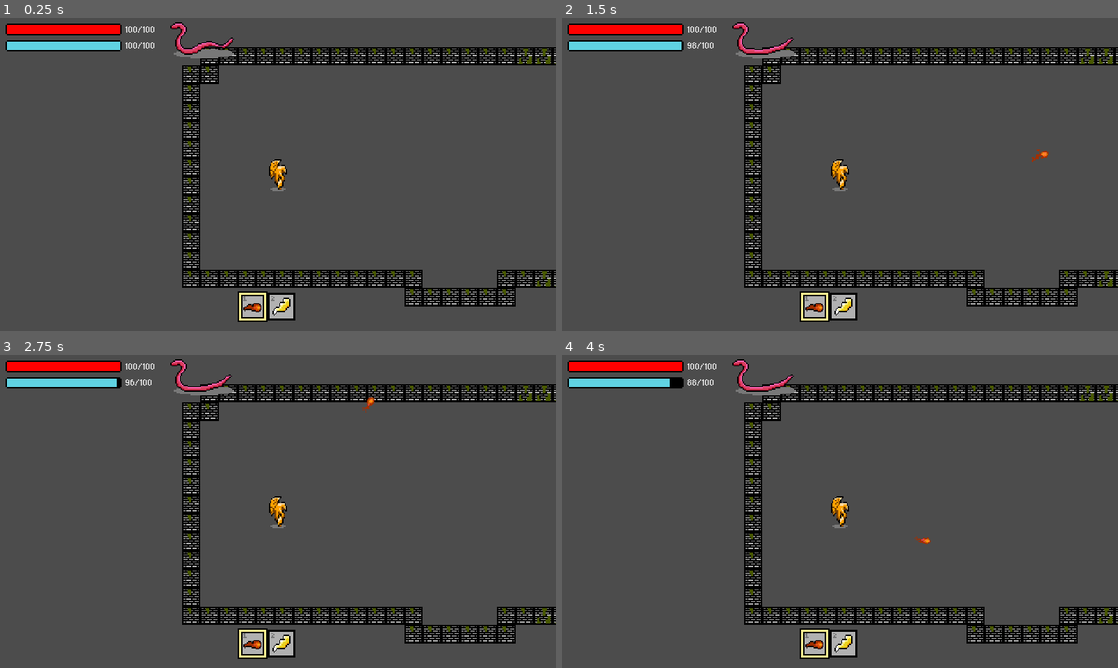
Above: before the commit, frames 1-4 (two rows, left to right).
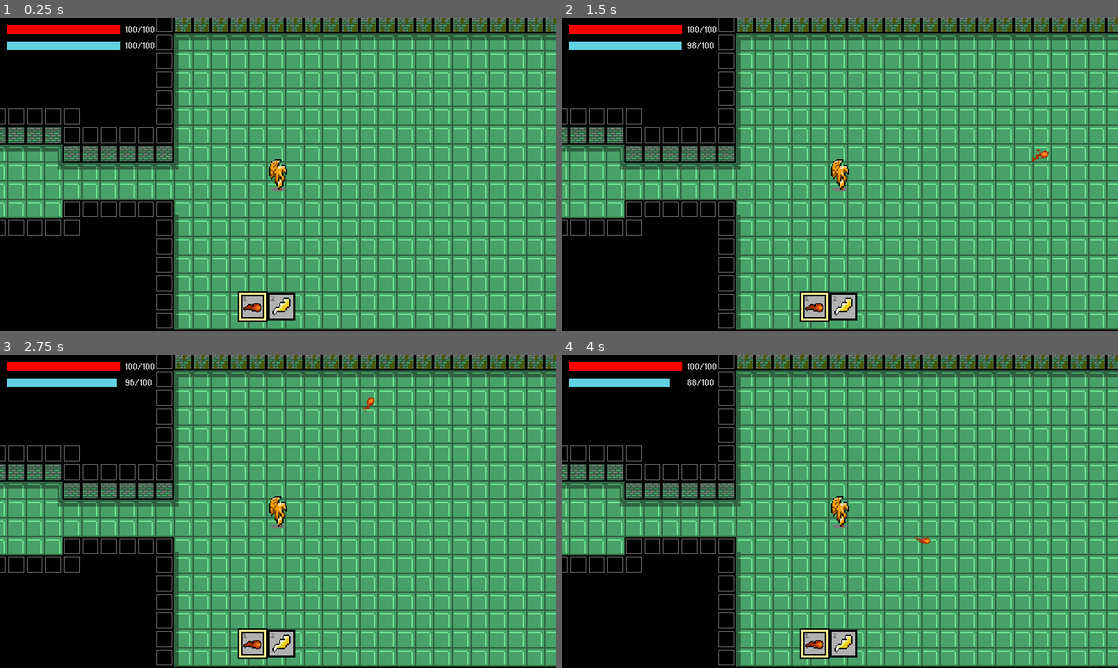
Above: after the commit, the same moments.

Repository: jonathanlin0/Theseus
Game: Godot game, scene res://Levels/Level3.tscn
The game is run twice, just before and just after one commit, with the same random seed, the same clock (stepped at 60 frames per second) and the same inputs. Before the commit the project starts from res://Levels/Level2.tscn.
Inputs (mouse positions are in pixels of both pictures, inside the frame that each line leads up to):
- Up to frame 1 (0.25 s): no input
- Up to frame 2 (1.5 s): tap Enter (ui_accept) at 0.5, 0.77 s; move the mouse to (962, 158) at 0.52 s; hold Up (ui_up) 0.53-1.28 s; click (962, 158) at 0.6 s; move the mouse to (728, 190) at 1.27 s; tap Shift at 1.35 s
- Up to frame 3 (2.75 s): tap Enter (ui_accept) at 1.52 s; move the mouse to (333, 442) at 2.02 s; hold Up (ui_up) from 2.03 s (still down); click (333, 442) at 2.1 s
- Up to frame 4 (4 s): move the mouse to (812, 574) at 2.77 s; tap Shift at 2.85 s; click (812, 574) at 2.92 s; tap Enter (ui_accept) at 3.02, 3.77 s; move the mouse to (1006, 558) at 3.52 s; release Up (ui_up) at 3.53 s; click (1006, 558) at 3.6 s

The runs differ from the first frame. In frame 1, 97% of the frame differs, in the area x 0-100%, y 0-100%; in frame 2, 97%; in frame 3, 97%; in frame 4, 97%.

Commit message:
Implemented Minotaur Jab

Diff:
--- a/Theseus/Bosses/Lizard_Boss/Lizard_Boss.tscn
+++ b/Theseus/Bosses/Lizard_Boss/Lizard_Boss.tscn
@@ -349,7 +349,6 @@
 position = Vector2( -14, 10 )
 frames = SubResource( 74 )
 animation = "idle"
-frame = 4
 playing = true
 
 [node name="spitpos" type="Position2D" parent="."]
--- a/Theseus/Enemies/Minotaur/Minotaur.gd
+++ b/Theseus/Enemies/Minotaur/Minotaur.gd
@@ -1,6 +1,9 @@
 extends KinematicBody2D
 
+var velocity = Vector2()
+
 var axe_swinging = false
+var jabbing = false
 
 var previous_animation = "idle"
 
@@ -8,7 +11,7 @@
 
 func _physics_process(delta):
 
-	if axe_swinging == false:
+	if axe_swinging == false and jabbing == false:
 		$AnimatedSprite.play("idle")
 
 	# start the charge up animation if the player is within the minotaur's range
@@ -19,11 +22,7 @@
 				previous_animation = "charge_up"
 				$AnimatedSprite.play("charge_up")
 
-	if axe_swinging == false:
-		for obj in $Attack_Areas/jab_area.get_overlapping_bodies():
-			if obj.name.find("Player") != -1:
-				previous_animation = "jab"
-				$AnimatedSprite.play("jab")
+
 
 	# ensures the player can only take damage once per axe swing
 	if can_player_take_damage == true and $AnimatedSprite.animation == "axe_swing":
@@ -32,7 +31,20 @@
 				master_data.health -= master_data.minotaur_axe_damage
 				can_player_take_damage = false
 
+	# flying animation for the axe swing
+	if $AnimatedSprite.animation == "axe_swing" and $AnimatedSprite.frame == 0:
+		velocity.x = -50000 * delta
+		velocity.y = 0
+		velocity = move_and_slide(velocity)
+
 	# code for minotaur jab
+	if axe_swinging == false and previous_animation != "jab":
+		for obj in $Attack_Areas/jab_area.get_overlapping_bodies():
+			if obj.name.find("Player") != -1:
+				previous_animation = "jab"
+				$AnimatedSprite.play("jab")
+				jabbing = true
+
 
 
 func _on_AnimatedSprite_animation_finished():
@@ -40,12 +52,12 @@
 	if previous_animation == "charge_up":
 		previous_animation = "axe_swing"
 		$AnimatedSprite.play("axe_swing")
-
 	elif previous_animation == "axe_swing":
 		can_player_take_damage = true
 		previous_animation = "idle"
 		$AnimatedSprite.play("idle")
 		axe_swinging = false
 	elif previous_animation == "jab":
+		jabbing = false
 		previous_animation = "idle"
 		$AnimatedSprite.play("idle")
--- a/Theseus/Enemies/Minotaur/Minotaur.tscn
+++ b/Theseus/Enemies/Minotaur/Minotaur.tscn
@@ -112,6 +112,74 @@
 atlas = ExtResource( 5 )
 region = Rect2( 4200, 0, 200, 200 )
 
+[sub_resource type="AtlasTexture" id=36]
+atlas = ExtResource( 2 )
+region = Rect2( 0, 0, 200, 200 )
+
+[sub_resource type="AtlasTexture" id=37]
+atlas = ExtResource( 2 )
+region = Rect2( 200, 0, 200, 200 )
+
+[sub_resource type="AtlasTexture" id=38]
+atlas = ExtResource( 2 )
+region = Rect2( 400, 0, 200, 200 )
+
+[sub_resource type="AtlasTexture" id=39]
+atlas = ExtResource( 2 )
+region = Rect2( 600, 0, 200, 200 )
+
+[sub_resource type="AtlasTexture" id=40]
+atlas = ExtResource( 2 )
+region = Rect2( 800, 0, 200, 200 )
+
+[sub_resource type="AtlasTexture" id=41]
+atlas = ExtResource( 2 )
+region = Rect2( 1000, 0, 200, 200 )
+
+[sub_resource type="AtlasTexture" id=42]
+atlas = ExtResource( 2 )
+region = Rect2( 1200, 0, 200, 200 )
+
+[sub_resource type="AtlasTexture" id=43]
+atlas = ExtResource( 2 )
+region = Rect2( 1400, 0, 200, 200 )
+
+[sub_resource type="AtlasTexture" id=44]
+atlas = ExtResource( 2 )
+region = Rect2( 1600, 0, 200, 200 )
+
+[sub_resource type="AtlasTexture" id=45]
+atlas = ExtResource( 2 )
+region = Rect2( 1800, 0, 200, 200 )
+
+[sub_resource type="AtlasTexture" id=46]
+atlas = ExtResource( 2 )
+region = Rect2( 2000, 0, 200, 200 )
+
+[sub_resource type="AtlasTexture" id=30]
+atlas = ExtResource( 1 )
+region = Rect2( 0, 0, 200, 200 )
+
+[sub_resource type="AtlasTexture" id=31]
+atlas = ExtResource( 1 )
+region = Rect2( 200, 0, 200, 200 )
+
+[sub_resource type="AtlasTexture" id=32]
+atlas = ExtResource( 1 )
+region = Rect2( 400, 0, 200, 200 )
+
+[sub_resource type="AtlasTexture" id=33]
+atlas = ExtResource( 1 )
+region = Rect2( 600, 0, 200, 200 )
+
+[sub_resource type="AtlasTexture" id=34]
+atlas = ExtResource( 1 )
+region = Rect2( 800, 0, 200, 200 )
+
+[sub_resource type="AtlasTexture" id=35]
+atlas = ExtResource( 1 )
+region = Rect2( 1000, 0, 200, 200 )
+
 [sub_resource type="AtlasTexture" id=27]
 atlas = ExtResource( 3 )
 region = Rect2( 0, 0, 200, 200 )
@@ -119,78 +187,6 @@
 [sub_resource type="AtlasTexture" id=28]
 atlas = ExtResource( 3 )
 region = Rect2( 200, 0, 200, 200 )
-
-[sub_resource type="AtlasTexture" id=29]
-atlas = ExtResource( 3 )
-region = Rect2( 400, 0, 200, 200 )
-
-[sub_resource type="AtlasTexture" id=30]
-atlas = ExtResource( 1 )
-region = Rect2( 0, 0, 200, 200 )
-
-[sub_resource type="AtlasTexture" id=31]
-atlas = ExtResource( 1 )
-region = Rect2( 200, 0, 200, 200 )
-
-[sub_resource type="AtlasTexture" id=32]
-atlas = ExtResource( 1 )
-region = Rect2( 400, 0, 200, 200 )
-
-[sub_resource type="AtlasTexture" id=33]
-atlas = ExtResource( 1 )
-region = Rect2( 600, 0, 200, 200 )
-
-[sub_resource type="AtlasTexture" id=34]
-atlas = ExtResource( 1 )
-region = Rect2( 800, 0, 200, 200 )
-
-[sub_resource type="AtlasTexture" id=35]
-atlas = ExtResource( 1 )
-region = Rect2( 1000, 0, 200, 200 )
-
-[sub_resource type="AtlasTexture" id=36]
-atlas = ExtResource( 2 )
-region = Rect2( 0, 0, 200, 200 )
-
-[sub_resource type="AtlasTexture" id=37]
-atlas = ExtResource( 2 )
-region = Rect2( 200, 0, 200, 200 )
-
-[sub_resource type="AtlasTexture" id=38]
-atlas = ExtResource( 2 )
-region = Rect2( 400, 0, 200, 200 )
-
-[sub_resource type="AtlasTexture" id=39]
-atlas = ExtResource( 2 )
-region = Rect2( 600, 0, 200, 200 )
-
-[sub_resource type="AtlasTexture" id=40]
-atlas = ExtResource( 2 )
-region = Rect2( 800, 0, 200, 200 )
-
-[sub_resource type="AtlasTexture" id=41]
-atlas = ExtResource( 2 )
-region = Rect2( 1000, 0, 200, 200 )
-
-[sub_resource type="AtlasTexture" id=42]
-atlas = ExtResource( 2 )
-region = Rect2( 1200, 0, 200, 200 )
-
-[sub_resource type="AtlasTexture" id=43]
-atlas = ExtResource( 2 )
-region = Rect2( 1400, 0, 200, 200 )
-
-[sub_resource type="AtlasTexture" id=44]
-atlas = ExtResource( 2 )
-region = Rect2( 1600, 0, 200, 200 )
-
-[sub_resource type="AtlasTexture" id=45]
-atlas = ExtResource( 2 )
-region = Rect2( 1800, 0, 200, 200 )
-
-[sub_resource type="AtlasTexture" id=46]
-atlas = ExtResource( 2 )
-region = Rect2( 2000, 0, 200, 200 )
 
 [sub_resource type="AtlasTexture" id=47]
 atlas = ExtResource( 6 )
@@ -219,22 +215,22 @@
 "loop": true,
 "name": "death",
 "speed": 5.0
-}, {
-"frames": [ SubResource( 27 ), SubResource( 28 ), SubResource( 29 ) ],
-"loop": true,
-"name": "jab",
-"speed": 9.0
-}, {
-"frames": [ SubResource( 30 ), SubResource( 31 ), SubResource( 32 ), SubResource( 33 ), SubResource( 34 ), SubResource( 35 ) ],
-"loop": true,
-"name": "axe_swing",
-"speed": 10.0
 }, {
 "frames": [ SubResource( 36 ), SubResource( 37 ), SubResource( 38 ), SubResource( 39 ), SubResource( 40 ), SubResource( 41 ), SubResource( 42 ), SubResource( 43 ), SubResource( 44 ), SubResource( 45 ), SubResource( 46 ) ],
 "loop": false,
 "name": "charge_up",
 "speed": 7.0
 }, {
+"frames": [ SubResource( 30 ), SubResource( 31 ), SubResource( 32 ), SubResource( 33 ), SubResource( 34 ), SubResource( 35 ) ],
+"loop": true,
+"name": "axe_swing",
+"speed": 10.0
+}, {
+"frames": [ SubResource( 27 ), SubResource( 28 ) ],
+"loop": true,
+"name": "jab",
+"speed": 8.0
+}, {
 "frames": [ SubResource( 47 ), SubResource( 48 ), SubResource( 49 ), SubResource( 50 ) ],
 "loop": true,
 "name": "walk",
@@ -256,6 +252,7 @@
 [node name="AnimatedSprite" type="AnimatedSprite" parent="."]
 frames = SubResource( 51 )
 animation = "idle"
+frame = 1
 playing = true
 
 [node name="CollisionShape2D" type="CollisionShape2D" parent="."]
@@ -264,7 +261,7 @@
 [node name="Attack_Areas" type="Position2D" parent="."]
 
 [node name="axe_area" type="Area2D" parent="Attack_Areas"]
-position = Vector2( -25, 3 )
+position = Vector2( -100, 3 )
 __meta__ = {
 "_edit_group_": true
 }
--- a/Theseus/Levels/Level3.tscn
+++ b/Theseus/Levels/Level3.tscn
@@ -19,4 +19,4 @@
 position = Vector2( 366, 150 )
 
 [node name="Player" parent="." instance=ExtResource( 3 )]
-position = Vector2( -1634, 136 )
+position = Vector2( 90, 138 )
--- a/Theseus/project.godot
+++ b/Theseus/project.godot
@@ -11,7 +11,7 @@
 [application]
 
 config/name="Theseus"
-run/main_scene="res://Levels/Level2.tscn"
+run/main_scene="res://Levels/Level3.tscn"
 boot_splash/image="res://splash_screen.png"
 config/icon="res://game_icon.png"
 
Not shown: 1 places in Theseus/Enemies/Minotaur/Minotaur.tscn that only renumber resources
Not shown, removed: .DS_Store
Not shown, removed: LICENSE
Not shown, removed: README.md
Not shown, changed: Theseus.exe
Not shown, changed: Theseus.pck
